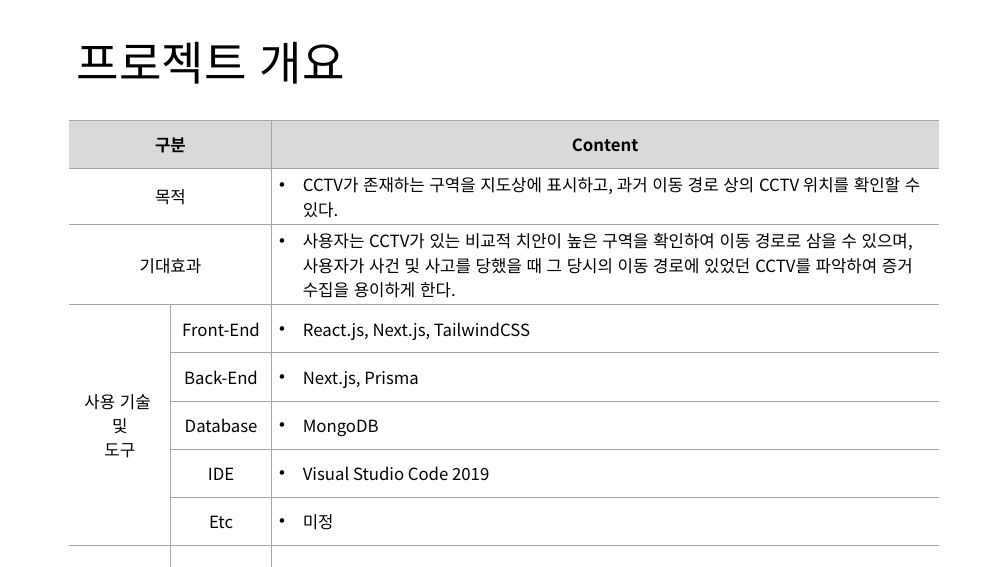
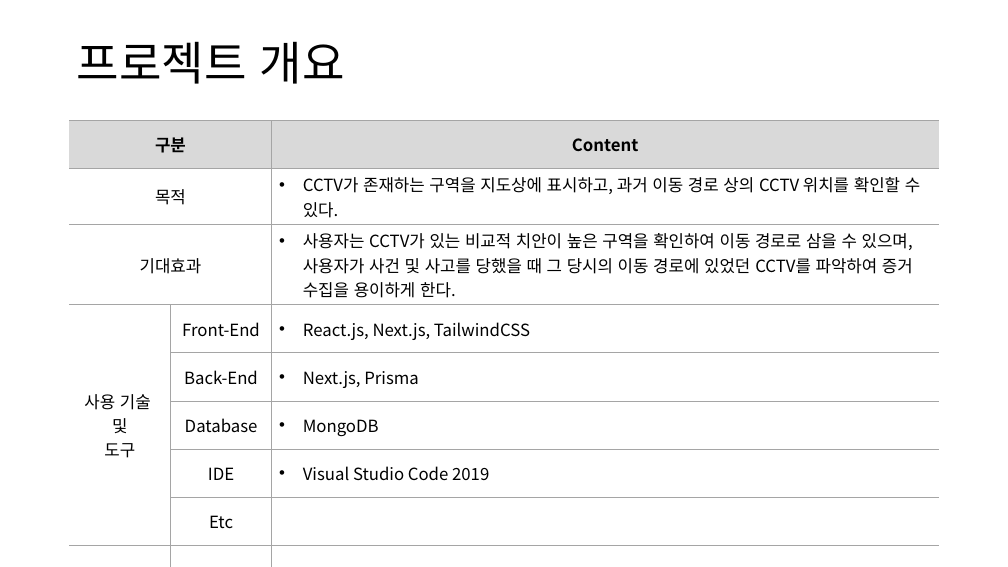
Before and after one commit to tmdwns9630/CCTV_Checker, a slide deck: slide 4 of SRS/V10.1_화면설계서_CCTVChecker_최승준.pptx. Drawn at 1008x567 pixels with LibreOffice and Linux fonts; fonts in the diff are those of the drawing. Boxes give left, top, right and bottom in pixels: in the first picture for what was removed or moved away, otherwise in the second. Text is boxed around its words. In the diff, an @@ line names an element or a change of style, - is before the commit and + after.

```diff
--- a/SRS/V10.1_화면설계서_CCTVChecker_최승준.pptx
+++ b/SRS/V10.1_화면설계서_CCTVChecker_최승준.pptx
@@ table at (70, 120, 939, 567) @@
-row 8, column 3: 미정
+row 8, column 3: 
```
Also in this commit, not shown: 3 other slides changed, 5 slides added, 1 other file.
